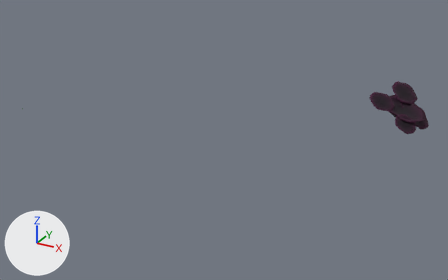
One commit to the glTF model app/src/main/assets/models/mushroom_hairy.glb: the scene before it, then after it.
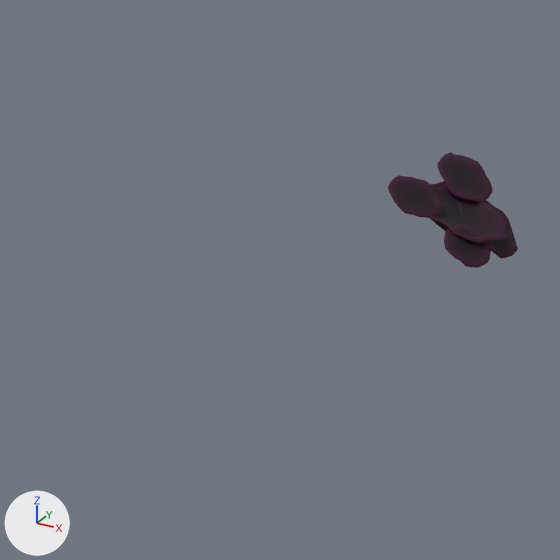
Each version appears first whole from a 50 mm lens placed at (97.3, -88.0, 47.2), pointed at (53.6, -8.6, 7.5), and next in a close-up on the part from 43% to 100% of the width and 4% to 96% of the height. Every picture has the same lights, and +X, +Y and +Z are marked at lower left. The last two pictures show the newer version. Where no turn or scale is listed for an object, it has been applied to the vertices.

The first close-up shows 'Body'.
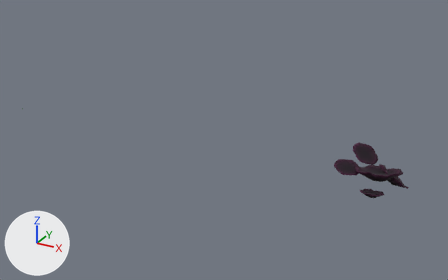
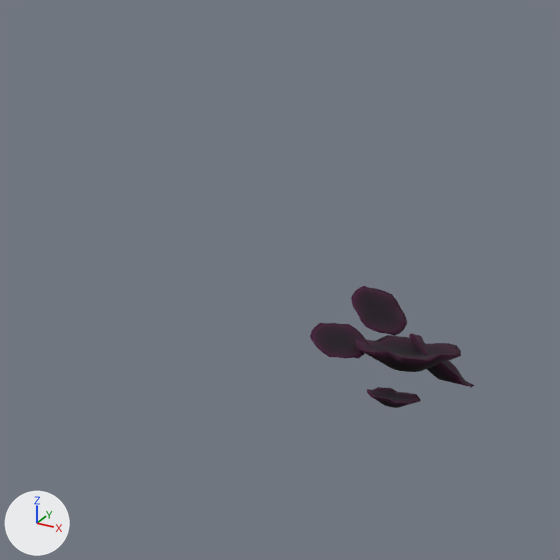
Changed parts and their boxes [x1, y1, x2, y2] in the close-ups (560 x 560 px; the box of a moved part takes in the faces that stretch with it):
'Body', reshaped (26% wider, 6% taller)
    before: [388, 153, 518, 268]
    after: [310, 286, 474, 408]
part 1 of me_body, moved or reshaped
    before: [427, 181, 510, 243]
    after: [355, 335, 461, 372]
part 2 of me_body, moved or reshaped
    before: [457, 197, 518, 258]
    after: [409, 333, 474, 387]
part 3 of me_body, moved or reshaped
    before: [437, 153, 493, 203]
    after: [351, 286, 407, 336]
part 4 of me_body, moved or reshaped
    before: [388, 175, 443, 218]
    after: [310, 323, 369, 358]
part 5 of me_body, moved or reshaped
    before: [444, 224, 491, 268]
    after: [367, 387, 421, 408]

What the commit changed:
me_body is used by ob_body; location (0.0, 0.0, 0.0).
me_body had 725 vertices, 1320 faces and spanned x 78.63..85.24, y -19.76..-10.75, z 17.9..22.48.
me_body now has 725 vertices, 1320 faces and spans x 76.3..84.94, y -25.72..-15.52, z 11.81..15.28.
me_body part 1: the loose piece of 145 vertices spanning x 79.62..85.01, y -18.31..-12.93, z 19.09..21.52 is multiplied about its middle by the matrix ((0.911, 0.03, -0.411), (0.098, 0.953, 0.287), (0.4, -0.302, 0.865)), then moved by (-0.81, -5.42, -6.25).
me_body part 2: the loose piece of 145 vertices spanning x 81.68..85.24, y -15.92..-11.95, z 17.9..20.76 is multiplied about its middle by the matrix ((0.973, -0.139, -0.183), (0.215, 0.835, 0.506), (0.082, -0.532, 0.843)), then moved by (-0.43, -5.69, -6.11).
me_body part 3: the loose piece of 145 vertices spanning x 80.1..83.16, y -14.42..-10.75, z 20.33..22.48 is multiplied about its middle by the matrix ((0.998, -0.017, -0.054), (0.021, 0.996, 0.084), (0.053, -0.085, 0.995)), then moved by (-2.89, -4.81, -7.06).
me_body part 4: the loose piece of 145 vertices spanning x 78.63..81.5, y -18.61..-15.8, z 20.53..22.35 is multiplied about its middle by the matrix ((0.966, 0.03, -0.258), (-0.003, 0.994, 0.105), (0.259, -0.101, 0.961)), then moved by (-2.21, -4.56, -7.33).
me_body part 5: the loose piece of 145 vertices spanning x 82.21..84.56, y -19.76..-16.88, z 18.77..20.44 is multiplied about its middle by the matrix ((0.847, 0.08, -0.526), (0.222, 0.846, 0.485), (0.484, -0.528, 0.698)), then moved by (-1.62, -6.0, -6.68).
